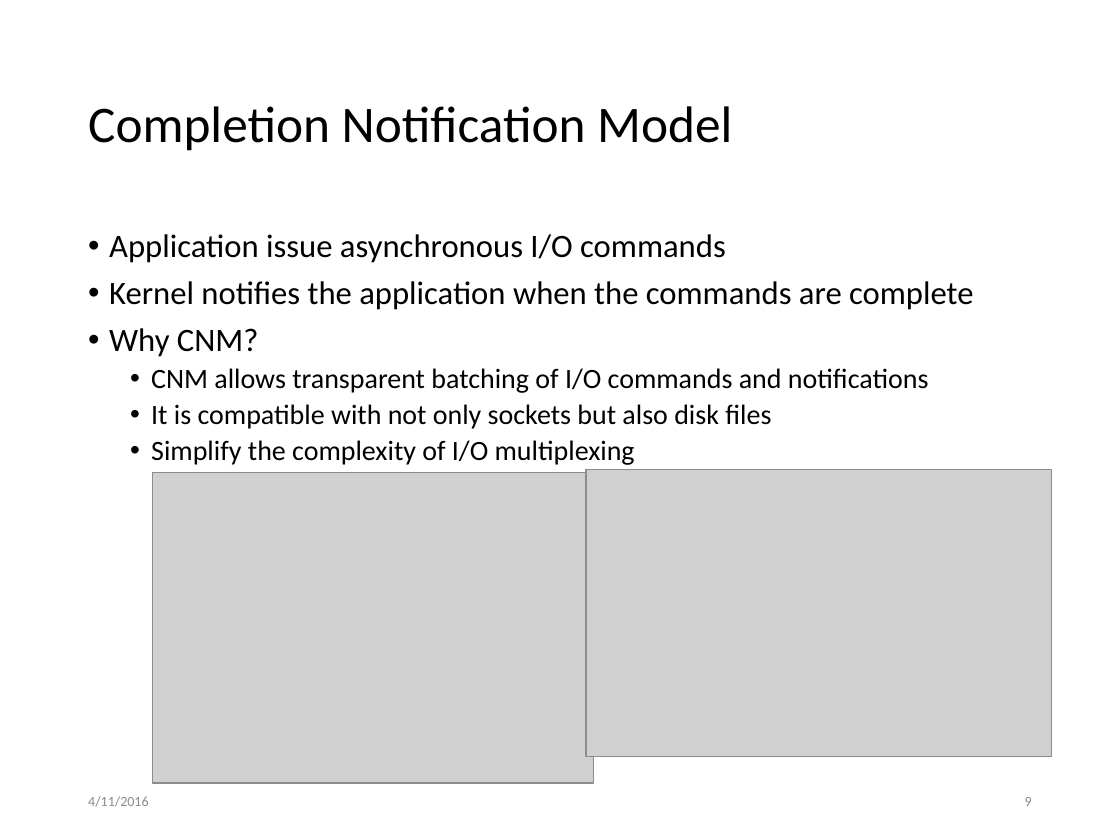
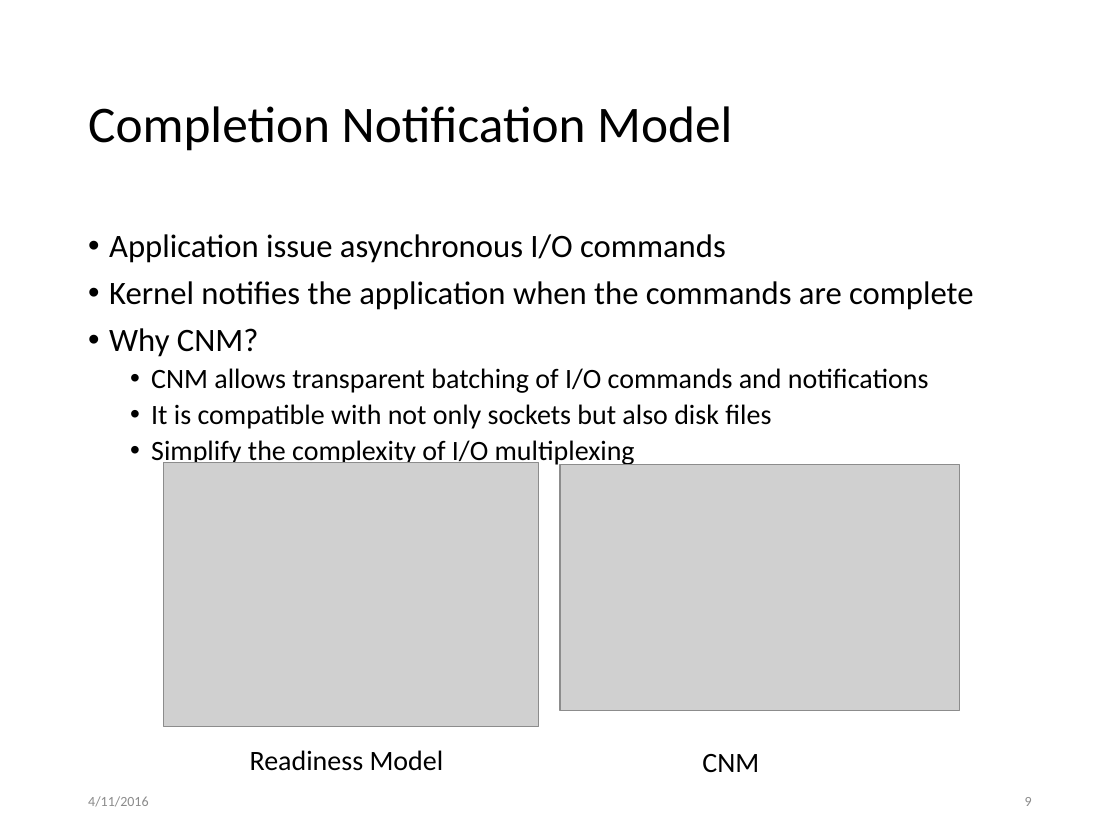
Before and after one commit to Doffery/v9-cpu, a slide deck: slide 9 of root/usr/paper_report/midterm.pptx. Drawn at 1120x840 pixels with LibreOffice and Linux fonts; fonts in the diff are those of the drawing; grey boxes stand for pictures. Boxes give left, top, right and bottom in pixels: in the first picture for what was removed or moved away, otherwise in the second. Text is boxed around its words. In the diff, an @@ line names an element or a change of style, - is before the commit and + after.

```diff
--- a/root/usr/paper_report/midterm.pptx
+++ b/root/usr/paper_report/midterm.pptx
@@ picture: place and size @@
-picture at <box>152,473,594,783</box>
+picture at <box>164,463,539,727</box>
@@ picture: place and size @@
-picture at <box>586,469,1052,756</box>
+picture at <box>560,465,960,711</box>
@@ text added at <box>250,750,444,771</box>, 18 pt, text #000000 @@
+Readiness Model
@@ text added at <box>702,754,759,772</box>, 18 pt, text #000000 @@
+CNM
```
Also in this commit, not shown: 5 other slides changed, 1 slide removed.
